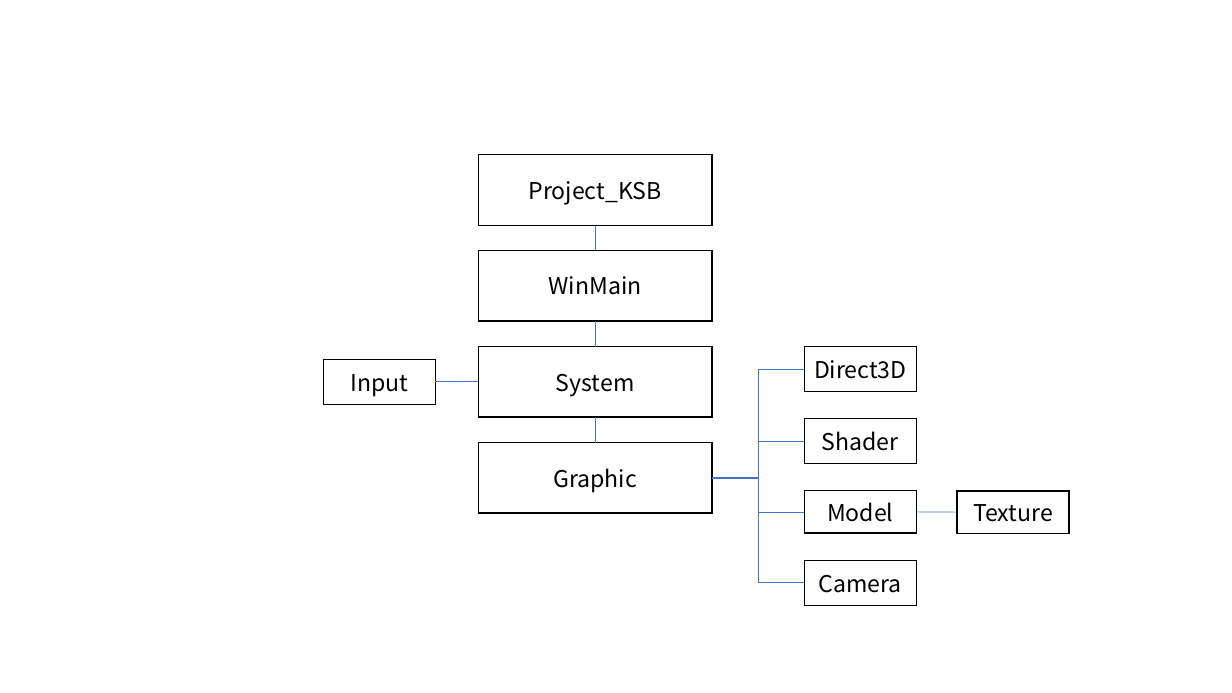
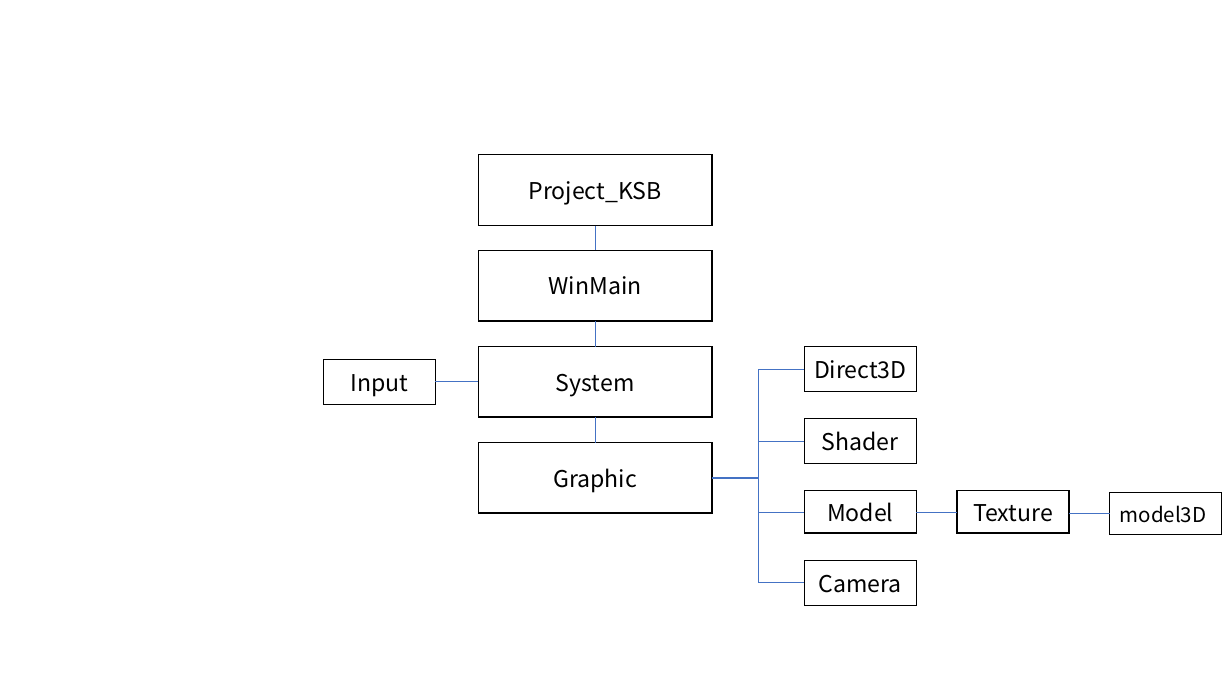
Before and after one commit to GanZiPokPung/Direct11_Project, a slide deck: slide 1 of Project_KSB/구조.pptx. Drawn at 1232x693 pixels with LibreOffice and Linux fonts; fonts in the diff are those of the drawing. Boxes give left, top, right and bottom in pixels: in the first picture for what was removed or moved away, otherwise in the second. Text is boxed around its words. In the diff, an @@ line names an element or a change of style, - is before the commit and + after.

```diff
--- a/Project_KSB/구조.pptx
+++ b/Project_KSB/구조.pptx
@@ rectangle added at box(1110, 493, 1222, 535), fill #FFFFFF, outline #000000 1 pt, 16 pt, text #000000 @@
+model3D
@@ line added from (1069, 514) to (1110, 514), #4472C4 0.5 pt @@
```
Also in this commit, not shown: 40 other files.
